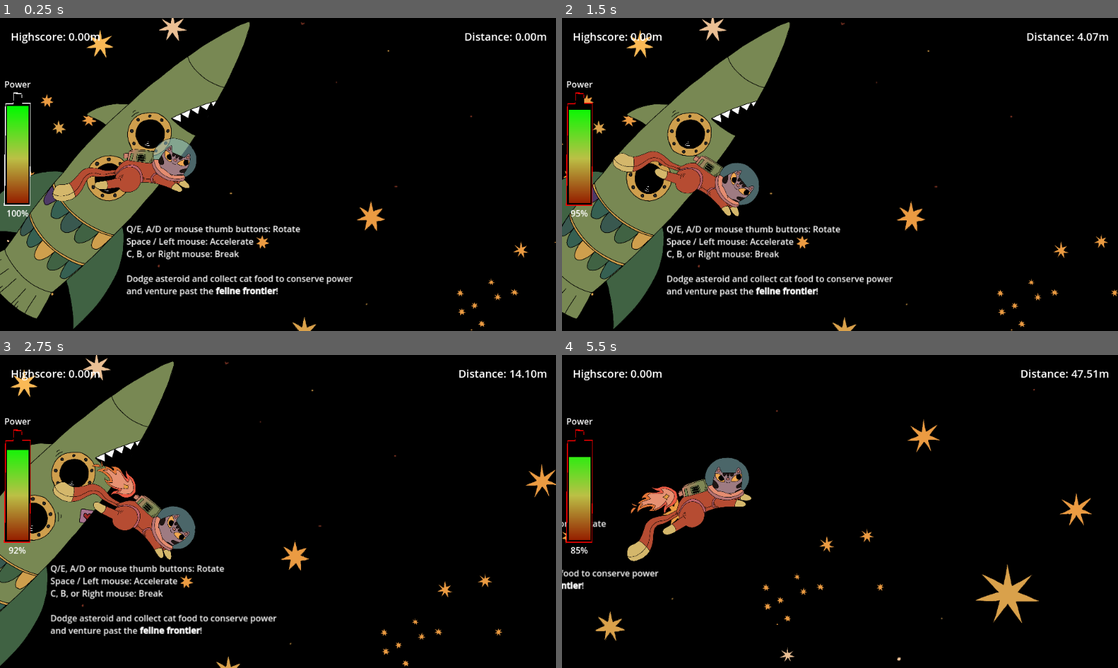
Above: before the commit, frames 1-4 (two rows, left to right).
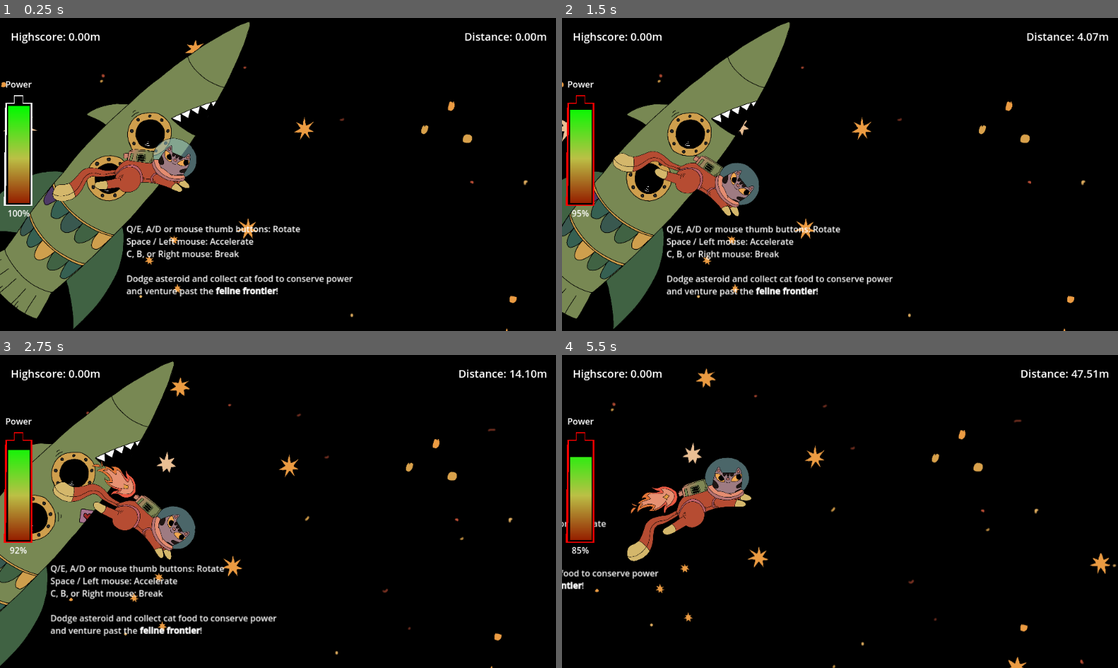
Above: after the commit, the same moments.

Repository: bene-labs/Feline-Frontier
Game: Godot game, scene res://scenes/game.tscn
Same seed, same stepped clock (60 frames per second), same inputs: the game is played once before the commit and once after it.
Inputs (mouse positions are in pixels of both pictures, inside the frame that each line leads up to):
- Up to frame 1 (0.25 s): no input
- Up to frame 2 (1.5 s): tap Enter at 0.5 s; move the mouse to (962, 158) at 0.52 s; hold E (roate_right) 0.53-1.28 s; hold Space (boost) 0.53-1.28 s; move the mouse to (728, 190) at 1.27 s; hold Q (rotate_left) from 1.28 s (still down); right-click (728, 190) at 1.35 s
- Up to frame 3 (2.75 s): move the mouse to (333, 442) at 2.02 s; release Q (rotate_left) at 2.03 s; hold E (roate_right) from 2.03 s (still down); hold Space (boost) from 2.03 s (still down)
- Up to frame 4 (5.5 s): move the mouse to (812, 574) at 2.77 s; release Space (boost) at 2.78 s; right-click (812, 574) at 2.85 s; move the mouse to (1006, 558) at 3.52 s; release E (roate_right) at 3.53 s; hold Space (boost) 3.53-4.28 s; hold Q (rotate_left) from 3.53 s (still down); move the mouse to (673, 464) at 4.27 s; right-click (673, 464) at 4.35 s; move the mouse to (867, 511) at 5.02 s; hold Space (boost) from 5.03 s (still down)

The runs differ from the first frame. In frame 1, 2.1% of the frame differs, in the area x 0-100%, y 0-100%; in frame 2, 2.1%; in frame 3, 2.3%; in frame 4, 3.1%, in the area x 0-100%, y 4-100%.

Commit message:
buff cat food, implement new background

Diff:
--- a/scenes/cat_food.tscn
+++ b/scenes/cat_food.tscn
@@ -9,7 +9,7 @@
 mass = 0.5
 gravity_scale = 0.0
 script = ExtResource("1_q3c1e")
-energy_gain = 200
+energy_gain = 220
 
 [node name="Sprite2D" type="Sprite2D" parent="."]
 scale = Vector2(0.25, 0.25)
--- a/scenes/game.tscn
+++ b/scenes/game.tscn
@@ -1,10 +1,13 @@
-[gd_scene load_steps=17 format=3 uid="uid://pw8w3f2frlig"]
+[gd_scene load_steps=20 format=3 uid="uid://pw8w3f2frlig"]
 
 [ext_resource type="PackedScene" uid="uid://dbhljc0yeen15" path="res://scenes/player.tscn" id="1_71mex"]
-[ext_resource type="Texture2D" uid="uid://cip6dy5o7v621" path="res://images/Background.png" id="1_stei8"]
+[ext_resource type="Texture2D" uid="uid://c5vekmpuomkwe" path="res://images/ParallaxGalaxie/Hintergrund.png" id="1_b2f7n"]
+[ext_resource type="Texture2D" uid="uid://cyn6uy5r08dfu" path="res://images/ParallaxGalaxie/SterneKlein.png" id="2_8gkwi"]
 [ext_resource type="PackedScene" uid="uid://bu0finf62w0ke" path="res://scenes/LimitedCamera.tscn" id="2_jsvua"]
 [ext_resource type="Script" path="res://scripts/walls.gd" id="2_lml5f"]
+[ext_resource type="Texture2D" uid="uid://d4nnbsalf2ca3" path="res://images/ParallaxGalaxie/SterneMittel.png" id="3_6udyf"]
 [ext_resource type="Texture2D" uid="uid://cbfv7t64vi410" path="res://images/Spaceship_Colored.png" id="3_udrhp"]
+[ext_resource type="Texture2D" uid="uid://di4l04n1ys5ct" path="res://images/ParallaxGalaxie/SterneGross.png" id="4_2re4g"]
 [ext_resource type="PackedScene" uid="uid://qpdxv4l38x5a" path="res://scenes/game_ui.tscn" id="4_pdfhx"]
 [ext_resource type="PackedScene" uid="uid://dm11v5ulponn6" path="res://scenes/enemy_spawner.tscn" id="6_bju4m"]
 [ext_resource type="Script" path="res://scripts/obstacle_spawner.gd" id="8_up5wp"]
@@ -34,14 +37,40 @@
 
 [node name="Game" type="Node2D"]
 
-[node name="Parallax2D" type="Parallax2D" parent="."]
+[node name="Background" type="Node2D" parent="."]
+position = Vector2(-127, -424)
+
+[node name="Back" type="Parallax2D" parent="Background"]
+scroll_scale = Vector2(0, 0)
 scroll_offset = Vector2(-127, -424)
 repeat_size = Vector2(2280.2, 1612)
 
-[node name="Sprite2D" type="Sprite2D" parent="Parallax2D"]
+[node name="Sprite2D" type="Sprite2D" parent="Background/Back"]
 scale = Vector2(0.65, 0.65)
-texture = ExtResource("1_stei8")
+texture = ExtResource("1_b2f7n")
 centered = false
+
+[node name="Far" type="Parallax2D" parent="Background"]
+scroll_scale = Vector2(0.2, 0.2)
+repeat_size = Vector2(2280.2, 1612)
+
+[node name="Sprite2D" type="Sprite2D" parent="Background/Far"]
+texture = ExtResource("2_8gkwi")
+
+[node name="Middle" type="Parallax2D" parent="Background"]
+scroll_scale = Vector2(0.6, 0.6)
+repeat_size = Vector2(2280.2, 1612)
+
+[node name="Sprite2D" type="Sprite2D" parent="Background/Middle"]
+scale = Vector2(0.65, 0.65)
+texture = ExtResource("3_6udyf")
+
+[node name="Close" type="Parallax2D" parent="Background"]
+repeat_size = Vector2(2280.2, 1612)
+
+[node name="Sprite2D" type="Sprite2D" parent="Background/Close"]
+scale = Vector2(0.65, 0.65)
+texture = ExtResource("4_2re4g")
 
 [node name="SpaceshipColored" type="Sprite2D" parent="."]
 position = Vector2(133, 300)
--- a/scenes/game_ui.tscn
+++ b/scenes/game_ui.tscn
@@ -40,20 +40,21 @@
 [node name="EnergyBar" type="Control" parent="."]
 layout_mode = 3
 anchors_preset = 0
-offset_right = 57.0
+offset_left = 2.0
+offset_right = 59.0
 offset_bottom = 578.0
 size_flags_horizontal = 0
 script = ExtResource("2_wdaxr")
 
 [node name="Outline" type="Polygon2D" parent="EnergyBar"]
-position = Vector2(-15.88, -4.8)
-scale = Vector2(1.06, 1.02)
-polygon = PackedVector2Array(39, 140, 38, 160, 24, 160, 22, 346, 68, 346, 69, 159, 54, 159, 53, 141)
+position = Vector2(-20, -5)
+scale = Vector2(1.15, 1.02)
+polygon = PackedVector2Array(38, 145, 38, 159, 24, 159, 22, 346, 68, 346, 68, 159, 53, 159, 52.88, 145)
 
 [node name="Background" type="Polygon2D" parent="EnergyBar"]
 position = Vector2(-12.88, 0.199997)
 color = Color(0, 0, 0, 1)
-polygon = PackedVector2Array(39, 140, 38, 160, 24, 160, 22, 346, 68, 346, 69, 159, 54, 159, 53, 141)
+polygon = PackedVector2Array(38, 145, 38, 159, 24, 159, 22, 346, 68, 346, 68, 159, 53, 159, 52.88, 145)
 
 [node name="ProgressBar" type="TextureProgressBar" parent="EnergyBar"]
 layout_mode = 0
--- a/scripts/cat_food.gd
+++ b/scripts/cat_food.gd
@@ -8,7 +8,7 @@
 
 var life_time := 0.0
 var is_visible := false
-const MIN_SIZE := 0.5
+const MIN_SIZE := 0.65
 const MAX_SIZE := 1.5
 var size := 1.0
 
Not shown, added: images/ParallaxGalaxie/Hintergrund.png.import
Not shown, added: images/ParallaxGalaxie/SterneGross.png.import
Not shown, added: images/ParallaxGalaxie/SterneKlein.png.import
Not shown, added: images/ParallaxGalaxie/SterneMittel.png.import
